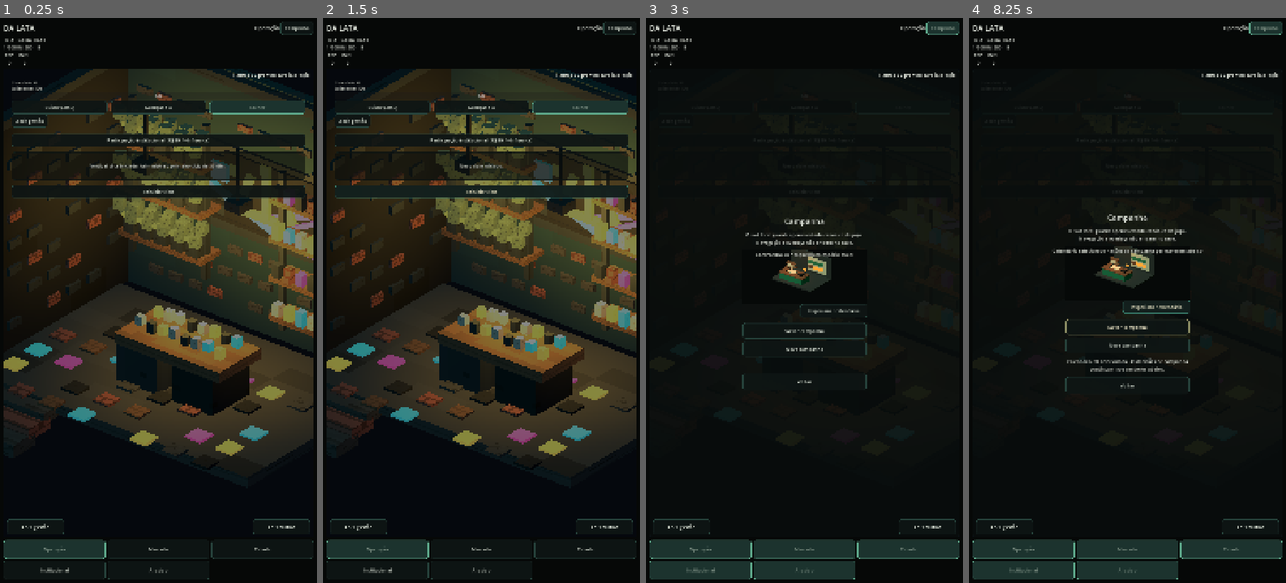
Above: before the commit, frames 1-4 (left to right).
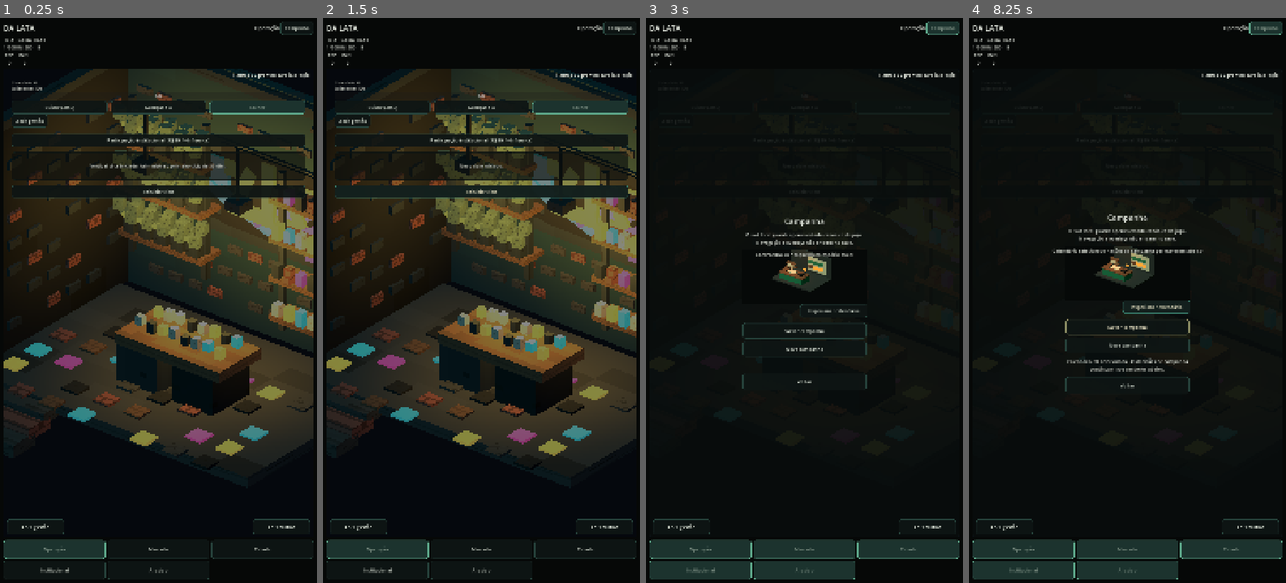
Above: after the commit, the same moments.

Repository: az1nn/growing-rio
Game: Godot game, scene res://scenes/shell/game_shell.tscn
Same seed, same stepped clock (60 frames per second), same inputs: the game is played once before the commit and once after it.
Inputs:
- Up to frame 1 (0.25 s): no input
- Up to frame 2 (1.5 s): click "Reiniciar ciclo" at 0.5 s; click "Reiniciar ciclo" at 1.25 s
- Up to frame 3 (3 s): click "Reiniciar ciclo" at 2 s; click "Campanha" at 2.75 s
- Up to frame 4 (8.25 s): click "Abrir gestão" at 3.5 s; click "Abrir cultivo" at 4.25 s; click "Cuidar (-R$5)" at 5 s; click "Avançar dia" at 5.75 s; click "Abrir gestão" at 6.5 s; click "Participação institucional (-…" at 7.25 s; click "Inspecionar calendário" at 8 s

The runs differ from the first frame. In frame 1, 0.8% of the frame differs, in the area x 66-99%, y 20-44%; in frame 2, 0.8%; in frame 3, less than 0.1%; in frame 4, less than 0.1%.

Commit message:
feat(012): execute R04 Candidate 7 focal salience patch

Diff:
--- a/scenes/visual/operation_diorama.gd
+++ b/scenes/visual/operation_diorama.gd
@@ -1367,36 +1367,36 @@
                 management_focus = supply_prop
     _add_point_light(rebuild, "SupplyWarmPool", Vector3(1.58, 2.18, -1.12), &"accent_amber", 5.4, 2.7)
 
-    # Candidate 6: expose and enlarge the same shutter/graffiti + crown cluster
-    # in the center/right back-wall band. This is a bounded recomposition inside
-    # OperationV1AcceptedRebuild, not another dressing generation.
-    _add_box(rebuild, "AcceptedShutterField", Vector3(0.24, 2.34, -2.27), Vector3(2.54, 1.48, 0.055), &"painted_metal")
+    # Candidate 7: keep the accepted composition fixed and increase only the
+    # readable area of the existing shutter/crown/graffiti focal language.
+    # This remains the same OperationV1AcceptedRebuild generation.
+    _add_box(rebuild, "AcceptedShutterField", Vector3(0.30, 2.34, -2.27), Vector3(2.86, 1.62, 0.055), &"painted_metal")
     for slat in range(5):
         _add_box(
             rebuild,
             "AcceptedShutterSlat_%02d" % slat,
-            Vector3(0.24, 1.82 + float(slat) * 0.26, -2.20),
-            Vector3(2.36, 0.060, 0.045),
+            Vector3(0.30, 1.82 + float(slat) * 0.26, -2.20),
+            Vector3(2.66, 0.075, 0.045),
             &"structural_dark",
         )
-    _add_box(rebuild, "GraffitiStrokeCyan", Vector3(-0.26, 2.17, -2.14), Vector3(1.42, 0.14, 0.055), &"accent_cyan", Vector3(0.0, 0.0, -0.34))
-    _add_box(rebuild, "GraffitiStrokeMagenta", Vector3(0.78, 2.40, -2.13), Vector3(1.46, 0.14, 0.055), &"accent_magenta", Vector3(0.0, 0.0, 0.41))
-    _add_box(rebuild, "GraffitiPixelCyan", Vector3(-0.72, 2.67, -2.12), Vector3(0.30, 0.30, 0.055), &"accent_cyan")
-    _add_box(rebuild, "GraffitiPixelMagenta", Vector3(1.13, 1.94, -2.12), Vector3(0.31, 0.31, 0.055), &"accent_magenta")
-
-    # Explicit back-to-front order keeps the breathing field from occluding
-    # the authored crown and graffiti at portrait scale.
-    _add_box(rebuild, "CrownField", Vector3(0.24, 2.46, -2.17), Vector3(1.78, 1.14, 0.045), &"structural_dark")
-    _add_box(rebuild, "CrownBase", Vector3(0.24, 2.20, -2.05), Vector3(1.22, 0.15, 0.055), &"accent_amber")
-    _add_box(rebuild, "CrownPeakLeft", Vector3(-0.18, 2.53, -2.04), Vector3(0.15, 0.70, 0.055), &"accent_amber", Vector3(0.0, 0.0, -0.42))
-    _add_box(rebuild, "CrownPeakMiddle", Vector3(0.24, 2.64, -2.04), Vector3(0.15, 0.86, 0.055), &"accent_amber")
-    _add_box(rebuild, "CrownPeakRight", Vector3(0.66, 2.53, -2.04), Vector3(0.15, 0.70, 0.055), &"accent_amber", Vector3(0.0, 0.0, 0.42))
-    _add_box(rebuild, "CrownTipLeft", Vector3(-0.37, 2.83, -2.03), Vector3(0.17, 0.17, 0.055), &"accent_amber")
-    _add_box(rebuild, "CrownTipMiddle", Vector3(0.24, 3.03, -2.03), Vector3(0.17, 0.17, 0.055), &"accent_amber")
-    _add_box(rebuild, "CrownTipRight", Vector3(0.85, 2.83, -2.03), Vector3(0.17, 0.17, 0.055), &"accent_amber")
-    _add_box(rebuild, "CrownSlashCyan", Vector3(-0.62, 2.38, -2.02), Vector3(0.48, 0.085, 0.055), &"accent_cyan", Vector3(0.0, 0.0, -0.48))
-    _add_box(rebuild, "CrownSlashMagenta", Vector3(1.00, 2.35, -2.02), Vector3(0.46, 0.085, 0.055), &"accent_magenta", Vector3(0.0, 0.0, 0.48))
-    _add_point_light(rebuild, "CrownGlow", Vector3(0.24, 2.43, -1.34), &"accent_amber", 9.2, 3.0)
+    _add_box(rebuild, "GraffitiStrokeCyan", Vector3(-0.30, 2.17, -2.14), Vector3(1.78, 0.24, 0.055), &"accent_cyan", Vector3(0.0, 0.0, -0.34))
+    _add_box(rebuild, "GraffitiStrokeMagenta", Vector3(0.76, 2.42, -2.13), Vector3(1.82, 0.24, 0.055), &"accent_magenta", Vector3(0.0, 0.0, 0.41))
+    _add_box(rebuild, "GraffitiPixelCyan", Vector3(-0.76, 2.69, -2.12), Vector3(0.44, 0.44, 0.055), &"accent_cyan")
+    _add_box(rebuild, "GraffitiPixelMagenta", Vector3(1.19, 1.94, -2.12), Vector3(0.44, 0.44, 0.055), &"accent_magenta")
+
+    # Explicit back-to-front order keeps the breathing field behind the larger
+    # focal marks at portrait scale.
+    _add_box(rebuild, "CrownField", Vector3(0.30, 2.46, -2.17), Vector3(2.08, 1.38, 0.045), &"structural_dark")
+    _add_box(rebuild, "CrownBase", Vector3(0.30, 2.20, -2.05), Vector3(1.58, 0.24, 0.055), &"accent_amber")
+    _add_box(rebuild, "CrownPeakLeft", Vector3(-0.22, 2.54, -2.04), Vector3(0.23, 0.80, 0.055), &"accent_amber", Vector3(0.0, 0.0, -0.42))
+    _add_box(rebuild, "CrownPeakMiddle", Vector3(0.30, 2.65, -2.04), Vector3(0.23, 0.98, 0.055), &"accent_amber")
+    _add_box(rebuild, "CrownPeakRight", Vector3(0.82, 2.54, -2.04), Vector3(0.23, 0.80, 0.055), &"accent_amber", Vector3(0.0, 0.0, 0.42))
+    _add_box(rebuild, "CrownTipLeft", Vector3(-0.43, 2.86, -2.03), Vector3(0.25, 0.25, 0.055), &"accent_amber")
+    _add_box(rebuild, "CrownTipMiddle", Vector3(0.30, 3.04, -2.03), Vector3(0.25, 0.25, 0.055), &"accent_amber")
+    _add_box(rebuild, "CrownTipRight", Vector3(1.03, 2.86, -2.03), Vector3(0.25, 0.25, 0.055), &"accent_amber")
+    _add_box(rebuild, "CrownSlashCyan", Vector3(-0.73, 2.40, -2.02), Vector3(0.62, 0.15, 0.055), &"accent_cyan", Vector3(0.0, 0.0, -0.48))
+    _add_box(rebuild, "CrownSlashMagenta", Vector3(1.28, 2.37, -2.02), Vector3(0.62, 0.15, 0.055), &"accent_magenta", Vector3(0.0, 0.0, 0.48))
+    _add_point_light(rebuild, "CrownGlow", Vector3(0.30, 2.43, -1.34), &"accent_amber", 9.6, 3.1)
 
     _add_box(rebuild, "FanFrameTop", Vector3(1.42, 3.92, -2.24), Vector3(0.92, 0.07, 0.07), &"painted_metal")
     _add_box(rebuild, "FanFrameBottom", Vector3(1.42, 3.13, -2.24), Vector3(0.92, 0.07, 0.07), &"painted_metal")
@@ -1728,11 +1728,12 @@
     var cyan := V1MaterialVocabulary.make_standard(&"accent_cyan")
     var amber := V1MaterialVocabulary.make_standard(&"accent_amber")
     cool_key.light_color = cyan.albedo_color
-    cool_key.light_energy = 0.72
+    # Candidate 7: strengthen the existing cool-night key while pulling back
+    # the global amber practical. Local authored amber pools remain the warm
+    # hierarchy; no new lighting architecture is introduced.
+    cool_key.light_energy = 0.92
     warm_practical.light_color = amber.albedo_color
-    # Candidate 6: keep one restrained global practical and put the stronger
-    # amber hierarchy into authored local pools inside the accepted rebuild.
-    warm_practical.light_energy = 7.80
+    warm_practical.light_energy = 6.20
     warm_practical.omni_range = 6.20
 
 func activate_primary_object() -> void:
